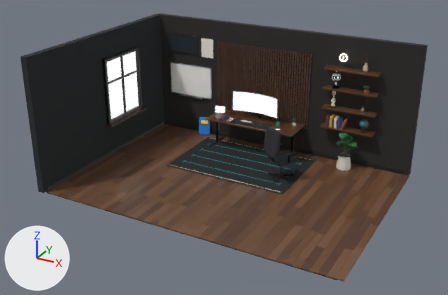
An edit to the glTF model assets/models/room.glb, drawn before and after from the same camera.
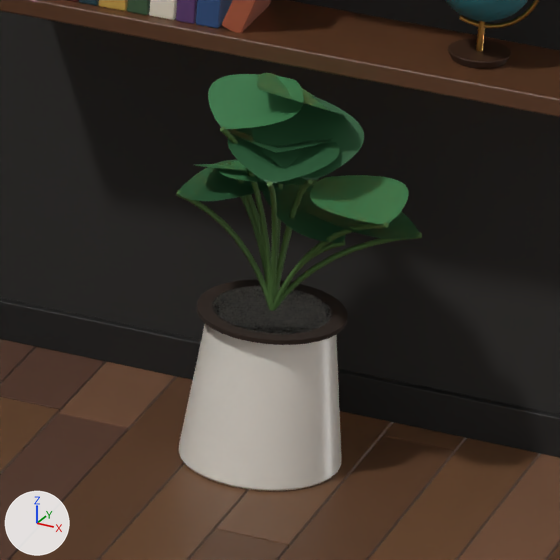
The first picture shows the older version from a camera (50 mm lens) standing at (5.95, -10.23, 6.29) and looking at (0.07, 0.46, 0.94). The close-ups show the older and then the newer version on the part from 71% to 83% of the width and 43% to 60% of the height of that picture. Only the edits that show in the close-ups are written down. Arrows for +X, +Y and +Z are at lower left; the lights stay in place. Where no turn or scale is listed for an object, it has been applied to the vertices. Vertices at exactly the same position are counted once.

Names of what the first close-up shows: 'floor_0', 'floor_1', 'floor_2', 'floor_4', 'pl_leaf1', 'pl_leaf10', 'pl_leaf2', 'pl_leaf3', 'pl_leaf4', 'pl_leaf5', 'pl_leaf6', 'pl_leaf7', 'pl_pot', 'pl_soil', 'pl_stem0', 'pl_stem1', 'pl_stem4', 'pl_stem5', 'shelf0', 'skirting_back', 'wall_back' and 27 more.
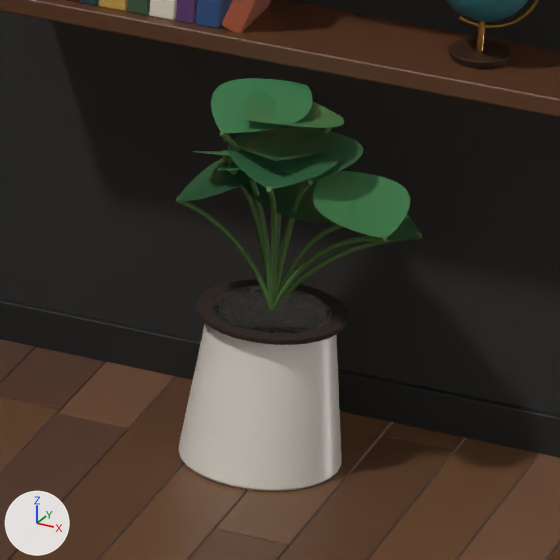
Where the newer file only moved an object's origin or applied its transform, the numbers keep the older frame.

Edits to the bpy script that builds the scene:
```text
Change me_pl_leaf1:
    remove me_pl_leaf1.from_pydata(...)  # 55 vertices, 70 faces; spans x -0.025..0.175, y -0.17..0.034, z 0.0..0.071
    add me_pl_leaf1.from_pydata(...)  # 55 vertices, 70 faces; spans x -0.029..0.161, y -0.157..0.038, z 0.029..0.093
    me_pl_leaf1 part 1: the whole mesh is multiplied about its middle by the matrix ((0.944, 0.052, -0.026), (0.052, 0.953, 0.024), (-0.022, 0.02, 0.99)), then moved by (-0.009, 0.008, 0.026)
Change me_pl_leaf2:
    remove me_pl_leaf2.from_pydata(...)  # 55 vertices, 70 faces; spans x -0.123..0.105, y 0.0..0.233, z 0.0..0.053
    add me_pl_leaf2.from_pydata(...)  # 55 vertices, 70 faces; spans x -0.124..0.104, y 0.0..0.246, z -0.012..0.033
    me_pl_leaf2 part 2: the whole mesh is multiplied about its middle by the matrix ((1.0, -0.004, -0.005), (-0.004, 1.042, 0.053), (0.003, -0.037, 1.001)), then moved by (-0.001, 0.006, -0.017)
Change me_pl_leaf3:
    remove me_pl_leaf3.from_pydata(...)  # 55 vertices, 70 faces; spans x -0.156..0.047, y -0.168..0.021, z 0.0..0.089
    add me_pl_leaf3.from_pydata(...)  # 55 vertices, 70 faces; spans x -0.17..0.039, y -0.19..0.014, z -0.003..0.034
    me_pl_leaf3 part 3: the whole mesh is multiplied about its middle by the matrix ((1.003, 0.004, -0.183), (0.004, 1.005, -0.238), (0.166, 0.217, 0.963)), then moved by (-0.009, -0.011, -0.029)
Change me_pl_leaf4:
    remove me_pl_leaf4.from_pydata(...)  # 55 vertices, 70 faces; spans x 0.0..0.201, y -0.097..0.129, z 0.0..0.047
    add me_pl_leaf4.from_pydata(...)  # 55 vertices, 70 faces; spans x 0.0..0.214, y -0.097..0.129, z -0.015..0.091
    me_pl_leaf4 part 4: the whole mesh is multiplied about its middle by the matrix ((1.104, 0.018, -0.212), (0.018, 1.003, -0.038), (0.307, 0.054, 0.984)), then moved by (0.006, 0.001, 0.016)
Change me_pl_leaf5:
    remove me_pl_leaf5.from_pydata(...)  # 55 vertices, 70 faces; spans x -0.172..0.012, y -0.055..0.153, z 0.0..0.038
    add me_pl_leaf5.from_pydata(...)  # 55 vertices, 70 faces; spans x -0.165..0.015, y -0.059..0.148, z -0.031..0.049
    me_pl_leaf5 part 5: the whole mesh is multiplied about its middle by the matrix ((0.997, 0.002, 0.195), (0.002, 0.999, -0.124), (-0.207, 0.132, 0.974)), then moved by (0.004, -0.003, -0.008)
Change me_pl_leaf6:
    remove me_pl_leaf6.from_pydata(...)  # 55 vertices, 70 faces; spans x -0.085..0.139, y -0.225..0.0, z 0.0..0.051
    add me_pl_leaf6.from_pydata(...)  # 55 vertices, 70 faces; spans x -0.085..0.14, y -0.231..0.0, z -0.039..0.033
    me_pl_leaf6 part 6: the whole mesh is multiplied about its middle by the matrix ((1.003, -0.011, -0.02), (-0.011, 1.042, 0.075), (0.027, -0.099, 0.999)), then moved by (0.001, -0.003, -0.028)
Change me_pl_leaf7:
    remove me_pl_leaf7.from_pydata(...)  # 55 vertices, 70 faces; spans x -0.066..0.146, y -0.008..0.176, z 0.0..0.064
    add me_pl_leaf7.from_pydata(...)  # 55 vertices, 70 faces; spans x -0.061..0.156, y -0.004..0.205, z -0.009..0.047
    me_pl_leaf7 part 7: the whole mesh is multiplied about its middle by the matrix ((1.027, 0.052, 0.055), (0.052, 1.1, 0.106), (-0.022, -0.042, 1.007)), then moved by (0.007, 0.014, -0.013)
Change me_pl_leaf10:
    remove me_pl_leaf10.from_pydata(...)  # 55 vertices, 70 faces; spans x -0.148..0.069, y -0.005..0.196, z 0.0..0.106
    add me_pl_leaf10.from_pydata(...)  # 55 vertices, 70 faces; spans x -0.146..0.07, y -0.004..0.181, z -0.001..0.044
    me_pl_leaf10 part 8: the whole mesh is multiplied about the mesh origin by the matrix ((0.97, 0.065, -0.078), (0.065, 0.861, 0.166), (0.118, -0.253, 0.954))
Change me_pl_stem0:
    remove me_pl_stem0.from_pydata(...)  # 54 vertices, 104 faces; spans x -0.005..0.142, y -0.006..0.006, z 0.338..0.527
    add me_pl_stem0.from_pydata(...)  # 54 vertices, 104 faces; spans x -0.005..0.143, y -0.006..0.006, z 0.339..0.569
    me_pl_stem0 part 9: 48 of 54 vertices moved; they spanned x 0.007..0.142, y -0.006..0.006, z 0.373..0.527 and now span x 0.006..0.143, y -0.006..0.006, z 0.381..0.569; mean shift (0.0, 0.0, 0.028); largest move (0.142, -0.003, 0.517) -> (0.143, -0.003, 0.56)
Change me_pl_stem1:
    remove me_pl_stem1.from_pydata(...)  # 54 vertices, 104 faces; spans x -0.166..0.005, y -0.006..0.094, z 0.338..0.607
    add me_pl_stem1.from_pydata(...)  # 54 vertices, 104 faces; spans x -0.166..0.005, y -0.006..0.094, z 0.338..0.636
    me_pl_stem1 part 10: the whole mesh is scaled about its middle by (1, 1, 1.11), then moved by (0.0, 0.0, 0.015)
Change me_pl_stem4:
    remove me_pl_stem4.from_pydata(...)  # 54 vertices, 104 faces; spans x -0.219..0.005, y -0.029..0.006, z 0.338..0.574
    add me_pl_stem4.from_pydata(...)  # 54 vertices, 104 faces; spans x -0.219..0.005, y -0.029..0.006, z 0.338..0.559
    me_pl_stem4 part 11: the whole mesh is scaled about its middle by (1, 1, 0.934), then moved by (0.0, 0.0, -0.008)
Change me_pl_stem5:
    remove me_pl_stem5.from_pydata(...)  # 54 vertices, 104 faces; spans x -0.005..0.256, y -0.102..0.006, z 0.338..0.628
    add me_pl_stem5.from_pydata(...)  # 54 vertices, 104 faces; spans x -0.005..0.256, y -0.102..0.006, z 0.338..0.597
    me_pl_stem5 part 12: all 48 vertices in x 0.016..0.256, y -0.102..-0.002, z 0.391..0.628 are scaled about their middle by (1, 1, 0.892), then moved by (0.0, 0.0, -0.018)
```

What differs and where, as boxes (x1, y1, x2, y2) in the close-ups (560 x 560 px):
'pl_leaf10', reshaped (35% shorter): before (252, 96, 364, 181); after (251, 126, 363, 181)
'pl_leaf7', reshaped: before (208, 74, 304, 129); after (211, 78, 312, 133)
'pl_leaf5', reshaped (33% taller): before (310, 175, 409, 225); after (313, 171, 410, 238)
'pl_leaf2', reshaped: before (227, 128, 339, 183); after (228, 127, 340, 189)
'pl_leaf3', reshaped (15% wider, 9% shorter): before (257, 73, 345, 116); after (243, 89, 344, 128)
'pl_leaf4', reshaped: before (178, 160, 277, 201); after (177, 156, 253, 201)
'pl_stem5', reshaped (16% shorter): before (271, 222, 389, 311); after (271, 236, 387, 311)
'pl_stem4', moved, rescaled: before (176, 190, 271, 310); after (175, 197, 271, 310)
'pl_leaf6', reshaped: before (227, 129, 333, 153); after (223, 139, 328, 161)
'pl_stem0', reshaped: before (280, 240, 346, 288); after (277, 224, 343, 295)
'pl_stem1', moved, rescaled (11% taller): before (220, 163, 267, 284); after (221, 150, 267, 284)
'pl_leaf1', reshaped: before (193, 161, 247, 171); after (192, 150, 230, 156)
'pl_leaf8', unchanged, covered by the edit: before (302, 202, 420, 239); after (387, 214, 420, 241)
